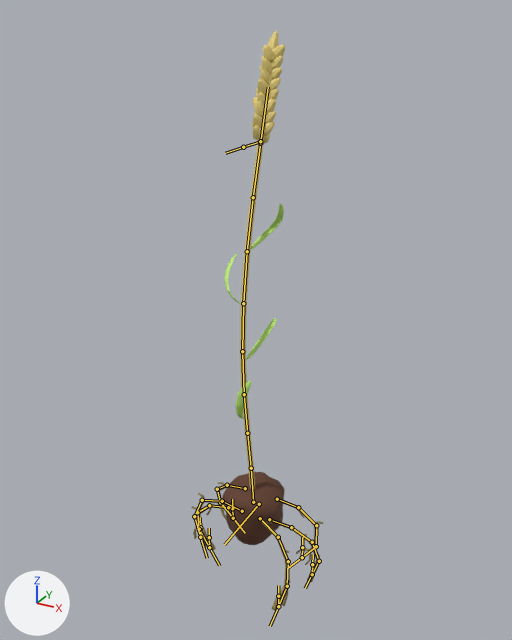
One commit to the FBX model Assets/Models/player.fbx: the scene before it, then after it.
The view is the same before and after, from a 50 mm camera at (1.96, -3.53, 3.14) aimed at (0.0, 0.04, 1.36). Every picture has the same lights, and +X, +Y and +Z are marked at lower left. Both versions are drawn at frame 8 of the action 'leg rig|walk cycle'; the numbers are the values there. The bones that bend it are drawn over the model as lines.

Names of what the first picture shows: 'dirt clump', 'roots', 'stalk.033', 'stalk.034', 'stalk.035', 'stalk.036', 'stalk.037'.
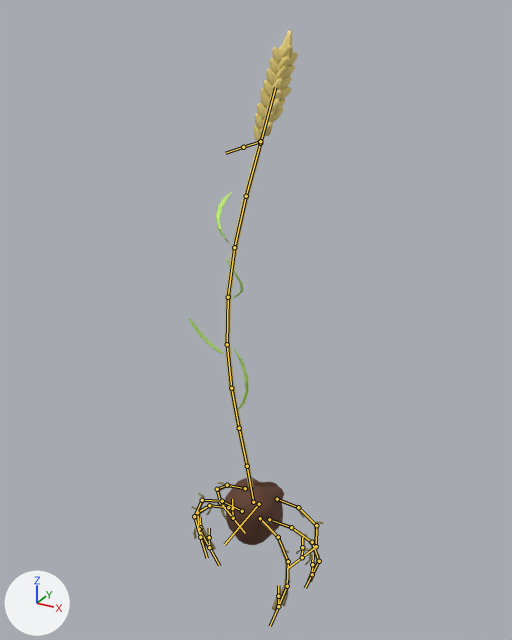
Where the change shows, as pixel boxes [x1, y1, x2, y2] in the pictures (512 x 640 px):
'stalk.033', posed (61% wider)
    before: [240, 30, 285, 489]
    after: [225, 29, 298, 488]
'dirt clump', posed (8% shorter)
    before: [222, 472, 285, 545]
    after: [224, 478, 284, 545]
'stalk.037', posed (50% narrower, 15% taller)
    before: [251, 204, 284, 250]
    after: [216, 192, 232, 245]
'stalk.034', posed
    before: [236, 381, 251, 419]
    after: [233, 348, 249, 409]
'stalk.035', posed (12% wider, 16% shorter)
    before: [246, 318, 277, 360]
    after: [189, 319, 224, 354]
'stalk.036', posed (12% wider, 19% shorter)
    before: [224, 253, 240, 304]
    after: [226, 259, 244, 300]
bone 'stalk', root to tip
    before: (253, 502) to (251, 468)
    after: (253, 502) to (247, 466)
bone 'stalk.001', root to tip
    before: (251, 468) to (247, 433)
    after: (247, 466) to (239, 428)
bone 'stalk.002', root to tip
    before: (247, 433) to (244, 394)
    after: (239, 428) to (231, 388)
bone 'stalk.003', root to tip
    before: (244, 394) to (242, 351)
    after: (231, 388) to (227, 344)
bone 'stalk.004', root to tip
    before: (242, 351) to (243, 303)
    after: (227, 344) to (228, 297)
bone 'stalk.005', root to tip
    before: (243, 303) to (247, 251)
    after: (228, 297) to (234, 247)
bone 'stalk.006', root to tip
    before: (247, 251) to (253, 197)
    after: (234, 247) to (246, 196)
bone 'stalk end', root to tip
    before: (253, 197) to (260, 143)
    after: (246, 196) to (260, 143)

The change in detail:
Bone 'stalk' (bone_stalk) turns from (7, 0, 0) to (-6, 144, 2) degrees about its own x, y and z.
Bone 'stalk.001' (bone_stalk_001) turns from (3, 0, 0) to (-2, 0, 0) degrees about its own x, y and z.
Bone 'stalk.002' (bone_stalk_002) turns from (-2, -2, 0) to (1, -2, 0) degrees about its own x, y and z.
Bone 'stalk.003' (bone_stalk_003) turns from (-4, 0, 0) to (5, 0, 0) degrees about its own x, y and z.
Bone 'stalk.004' (bone_stalk_004) turns from (-6, 0, 1) to (6, 0, 0) degrees about its own x, y and z.
Bone 'stalk.005' (bone_stalk_005) turns from (-7, 0, 1) to (7, 0, 0) degrees about its own x, y and z.
Bone 'stalk.006' (bone_stalk_006) turns from (-5, 0, 0) to (5, 0, 0) degrees about its own x, y and z.
Bone 'stalk end' (bone_stalk_end) turns from (-3, 0, 0) to (3, 0, 0) degrees about its own x, y and z.
